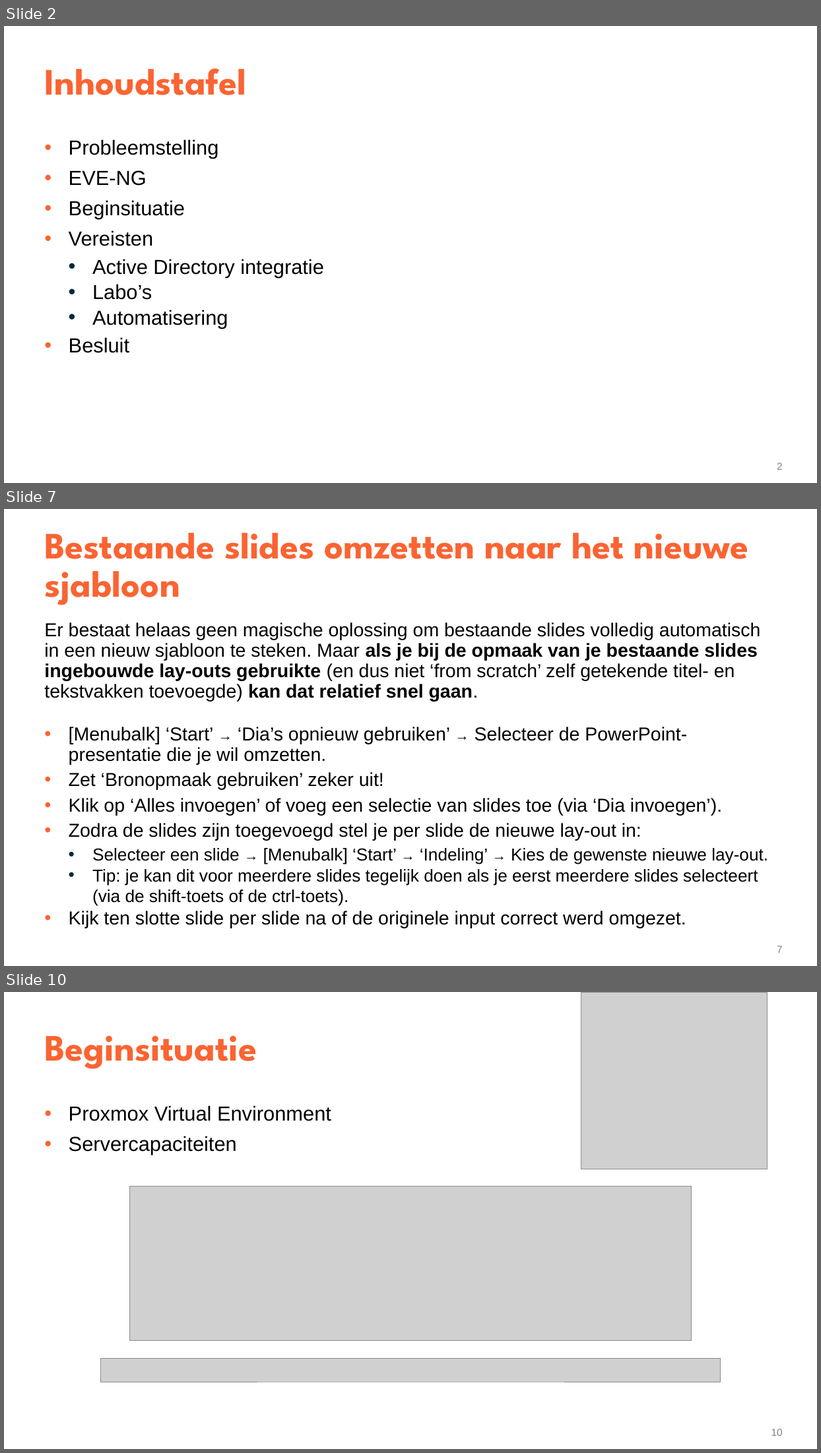
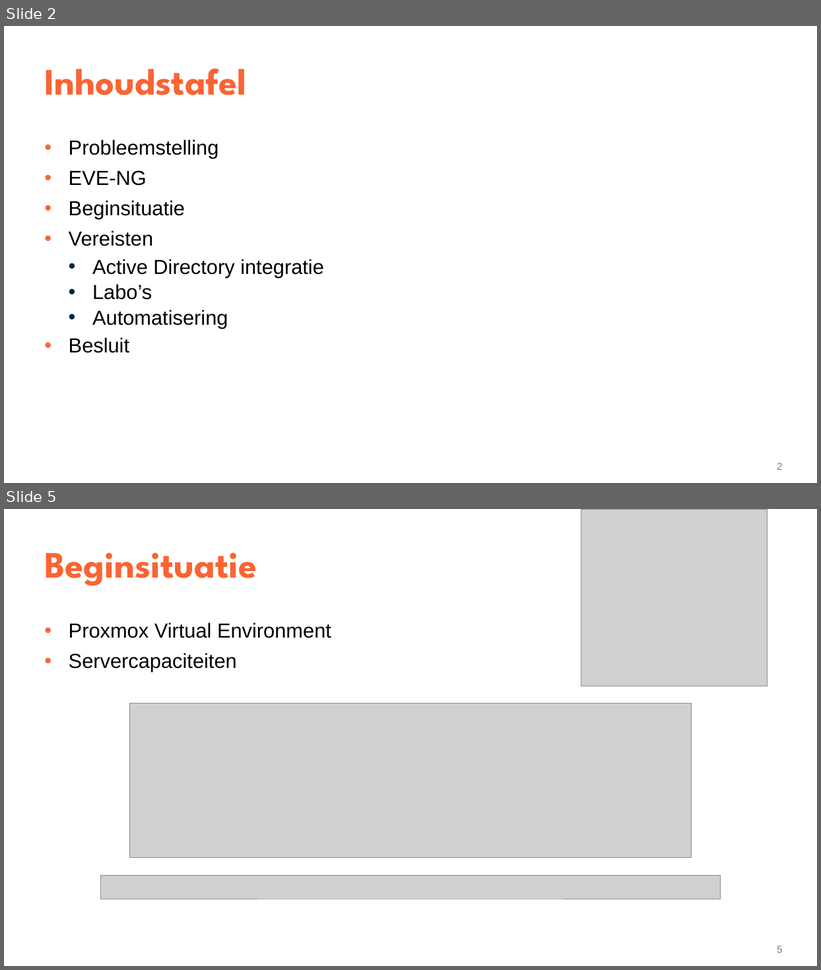
Before and after one commit to YenteLens/ylbachelorproef, a slide deck: Presentatie/eindpresentatie.pptx. Shown one above the other, each under a label of ours: slides 2, 7 and 10 before the commit, slides 2 and 5 after it; the slides between them are not shown. The pictures are 821x1453 and 821x970 pixels, drawn with LibreOffice and Linux fonts; fonts in the diff are those of the drawing; grey boxes stand for pictures. Boxes give left, top, right and bottom in pixels: in the first picture for what was removed or moved away, otherwise in the second. Text is boxed around its words. In the diff, an @@ line names an element or a change of style, - is before the commit and + after.

```diff
--- a/Presentatie/eindpresentatie.pptx
+++ b/Presentatie/eindpresentatie.pptx
@@ slide 7 removed at [4, 509, 817, 966], background #FFFFFF @@
@@ title removed at [44, 533, 749, 605] @@
-Bestaande slides omzetten naar het nieuwe sjabloon
@@ text removed at [44, 623, 768, 929] @@
-Er bestaat helaas geen magische oplossing om bestaande slides volledig automatisch in een nieuw sjabloon te steken. Maar als je bij de opmaak van je bestaande slides ingebouwde lay-outs gebruikte (en dus niet ‘from scratch’ zelf getekende titel- en tekstvakken toevoegde) kan dat relatief snel gaan.
-  • [Menubalk] ‘Start’ → ‘Dia’s opnieuw gebruiken’ → Selecteer de PowerPoint-presentatie die je wil omzetten.
-  • Zet ‘Bronopmaak gebruiken’ zeker uit!
-  • Klik op ‘Alles invoegen’ of voeg een selectie van slides toe (via ‘Dia invoegen’).
-  • Zodra de slides zijn toegevoegd stel je per slide de nieuwe lay-out in:
-    • Selecteer een slide → [Menubalk] ‘Start’ → ‘Indeling’ → Kies de gewenste nieuwe lay-out.
-    • Tip: je kan dit voor meerdere slides tegelijk doen als je eerst meerdere slides selecteert (via de shift-toets of de ctrl-toets).
-  • Kijk ten slotte slide per slide na of de originele input correct werd omgezet.
@@ page number removed at [777, 946, 783, 953] @@
-7
@@ what was slide 10 is now slide 5 @@
@@ page number at [777, 946, 783, 953]: text changed @@
-10
+5
```
Also in this commit, not shown: 4 slides changed, 8 slides added, 4 other slides removed.
